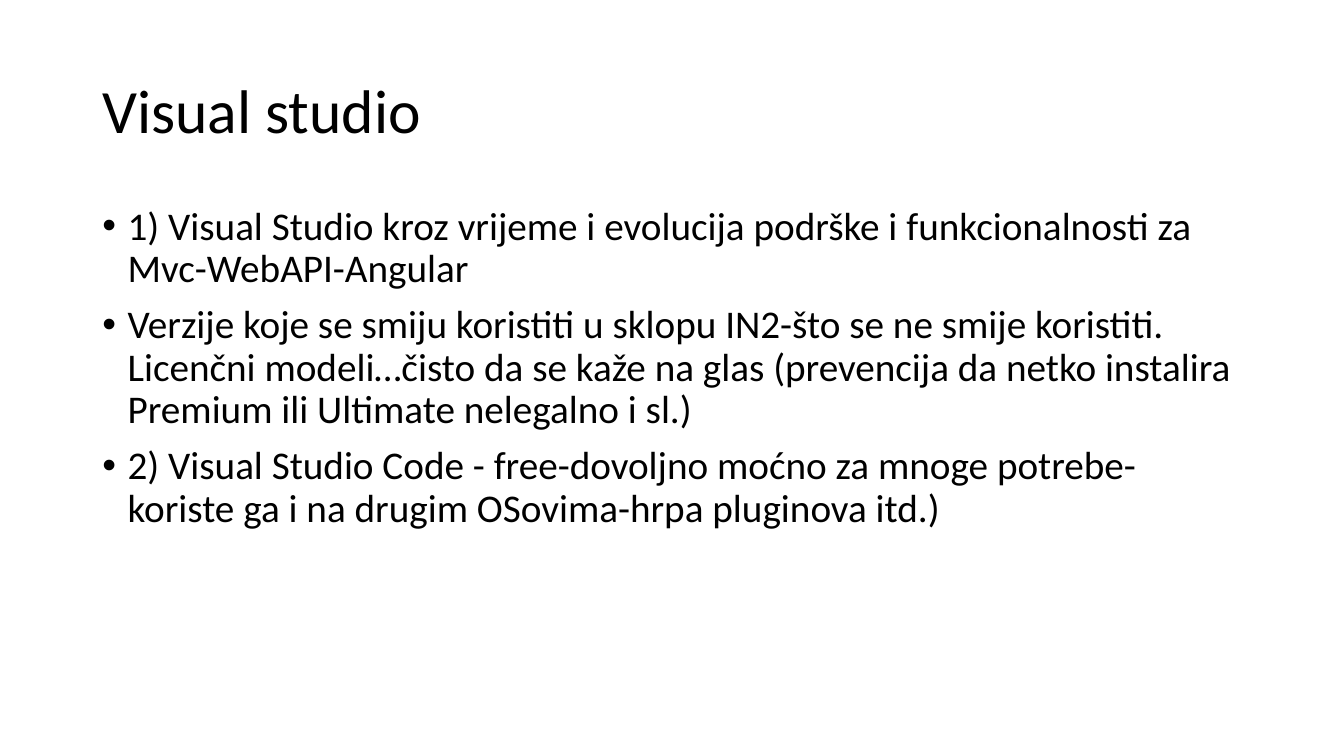
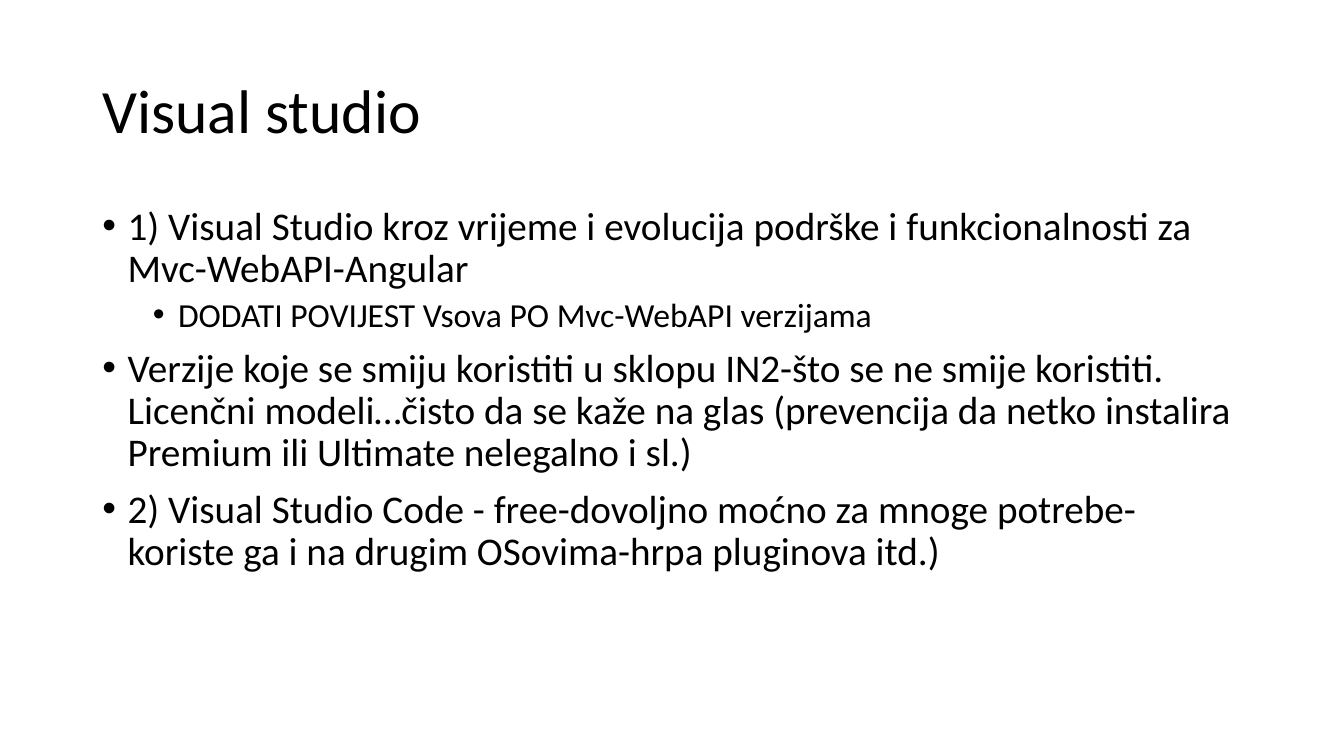
Before and after one commit to mmssniper/angular-workshop, a slide deck: slide 1 of prezentacije/1-3 Alati u razvoju.pptx. Drawn at 1344x756 pixels with LibreOffice and Linux fonts; fonts in the diff are those of the drawing. Boxes give left, top, right and bottom in pixels: in the first picture for what was removed or moved away, otherwise in the second. Text is boxed around its words. In the diff, an @@ line names an element or a change of style, - is before the commit and + after.

```diff
--- a/prezentacije/1-3 Alati u razvoju.pptx
+++ b/prezentacije/1-3 Alati u razvoju.pptx
@@ text at (178,303,872,333): paragraph added @@
+  • DODATI POVIJEST Vsova PO Mvc-WebAPI verzijama
```
Also in this commit, not shown: 2 other slides changed, 2 other files.
